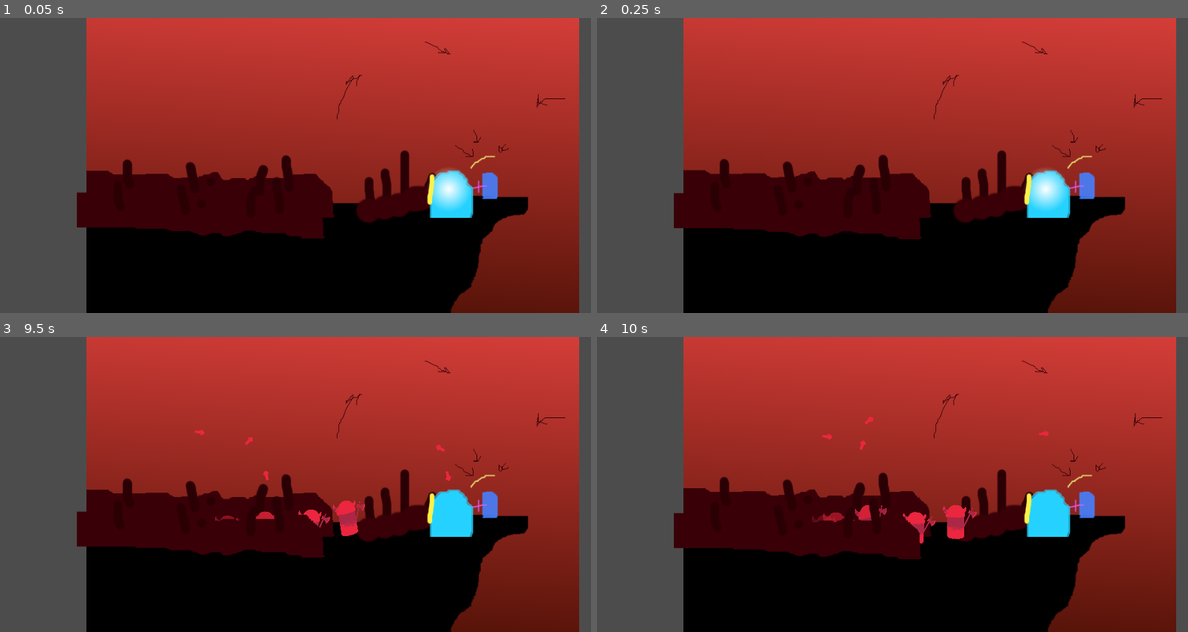
Above: before the commit, frames 1-4 (two rows, left to right).
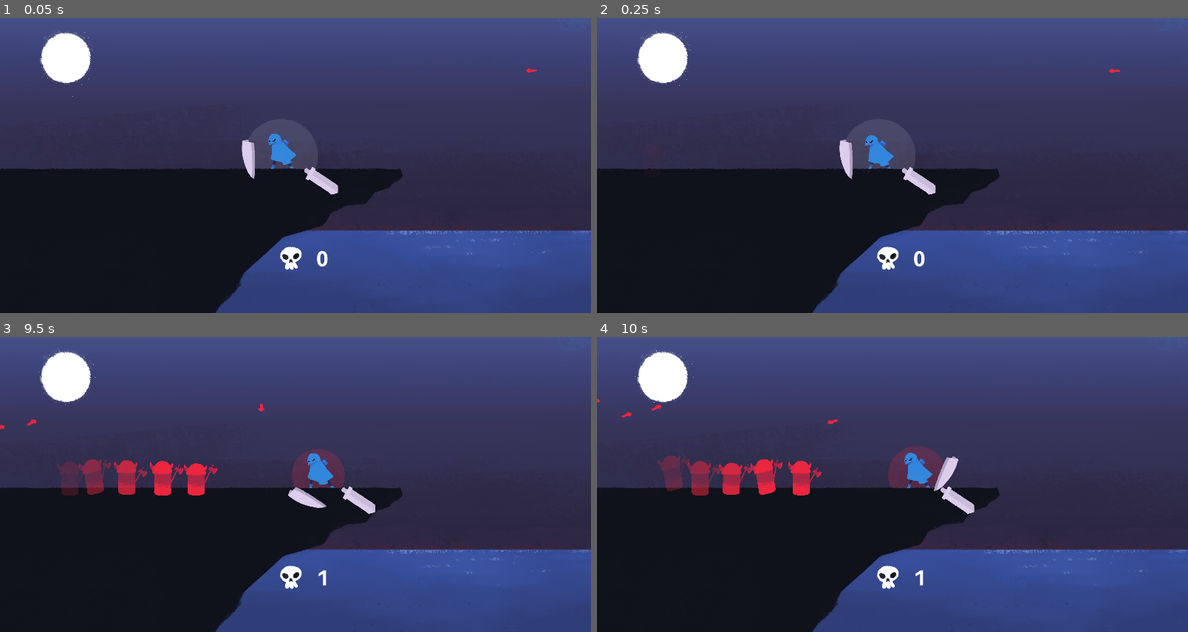
Above: after the commit, the same moments.

Repository: dannytaylor/ld50
Game: Godot game, scene res://300/Game-Danny.tscn
Same seed, same stepped clock (60 frames per second), same inputs: the game is played once before the commit and once after it. Before the commit the project starts from res://300/Game.tscn. The engine's default icon, where the game draws it, is replaced by a stand-in: a white triangle on a blue panel in a dark square.
Inputs (mouse positions are in pixels of both pictures, inside the frame that each line leads up to):
- Up to frame 1 (0.05 s): no input
- Up to frame 2 (0.25 s): no input
- Up to frame 3 (9.5 s): tap Enter at 0.5 s; move the mouse to (425, 469) at 0.52 s; tap X at 0.6, 1.55, 2.3, 2.85, 3.6, 4.55, 5.3, 5.85, 6.6, 7.55, 8.3, 8.85 s; move the mouse to (177, 499) at 1.27 s; click (177, 499) at 1.35 s; move the mouse to (354, 419) at 2.02 s; hold Right mouse button (player_special) 2.03-2.78 s; move the mouse to (265, 543) at 2.77 s; move the mouse to (472, 528) at 3.52 s; move the mouse to (118, 440) at 4.27 s; click (118, 440) at 4.35 s; move the mouse to (325, 484) at 5.02 s; hold Right mouse button (player_special) 5.03-5.78 s; move the mouse to (206, 410) at 5.77 s; move the mouse to (425, 469) at 6.52 s; move the mouse to (177, 499) at 7.27 s; click (177, 499) at 7.35 s; move the mouse to (354, 419) at 8.02 s; hold Right mouse button (player_special) 8.03-8.78 s; move the mouse to (265, 543) at 8.77 s
- Up to frame 4 (10 s): move the mouse to (1069, 528) at 9.52 s; tap X at 9.6 s

The runs differ from the first frame. In frame 1, 98% of the frame differs, in the area x 0-100%, y 0-100%; in frame 2, 98%; in frame 3, 98%; in frame 4, 98%.
Error before the commit: Invalid set index 'text' (on base: 'null instance') with value of type 'String'. (res://300/Game.gd:20)
Error after the commit: Attempt to call function 'interpolate_property' in base 'null instance' on a null instance. (res://300/Player.gd:93)

Commit message:
gameover screen and restart

Diff:
--- a/project/300/Enemy.tscn
+++ b/project/300/Enemy.tscn
@@ -138,7 +138,7 @@
 scale = Vector2( 0.15, 0.15 )
 frames = SubResource( 52 )
 animation = "walk"
-frame = 1
+frame = 7
 playing = true
 __meta__ = {
 "_edit_lock_": true
@@ -148,4 +148,4 @@
 
 [node name="DeathSound" type="AudioStreamPlayer" parent="."]
 stream = ExtResource( 1 )
-volume_db = 18.0
+volume_db = 15.0
--- a/project/300/Game-Danny.tscn
+++ b/project/300/Game-Danny.tscn
@@ -30,6 +30,8 @@
 [ext_resource path="res://audio/exhausted.ogg" type="AudioStream" id=28]
 [ext_resource path="res://sprites/player_exhausted.png" type="Texture" id=29]
 [ext_resource path="res://audio/player_death.ogg" type="AudioStream" id=30]
+[ext_resource path="res://sprites/x.png" type="Texture" id=31]
+[ext_resource path="res://sprites/gameover.png" type="Texture" id=32]
 
 [sub_resource type="ShaderMaterial" id=36]
 shader = ExtResource( 19 )
@@ -148,31 +150,6 @@
 atlas = ExtResource( 21 )
 region = Rect2( 0, 4608, 512, 512 )
 
-[sub_resource type="AtlasTexture" id=54]
-flags = 4
-atlas = ExtResource( 29 )
-region = Rect2( 0, 512, 512, 512 )
-
-[sub_resource type="AtlasTexture" id=53]
-flags = 4
-atlas = ExtResource( 29 )
-region = Rect2( 0, 0, 512, 512 )
-
-[sub_resource type="AtlasTexture" id=55]
-flags = 4
-atlas = ExtResource( 29 )
-region = Rect2( 0, 1024, 512, 512 )
-
-[sub_resource type="AtlasTexture" id=56]
-flags = 4
-atlas = ExtResource( 29 )
-region = Rect2( 0, 1024, 512, 512 )
-
-[sub_resource type="AtlasTexture" id=57]
-flags = 4
-atlas = ExtResource( 29 )
-region = Rect2( 0, 1536, 512, 512 )
-
 [sub_resource type="AtlasTexture" id=26]
 flags = 4
 atlas = ExtResource( 11 )
@@ -186,6 +163,31 @@
 [sub_resource type="AtlasTexture" id=28]
 flags = 4
 atlas = ExtResource( 11 )
+region = Rect2( 0, 1024, 512, 512 )
+
+[sub_resource type="AtlasTexture" id=56]
+flags = 4
+atlas = ExtResource( 29 )
+region = Rect2( 0, 1024, 512, 512 )
+
+[sub_resource type="AtlasTexture" id=57]
+flags = 4
+atlas = ExtResource( 29 )
+region = Rect2( 0, 1536, 512, 512 )
+
+[sub_resource type="AtlasTexture" id=54]
+flags = 4
+atlas = ExtResource( 29 )
+region = Rect2( 0, 512, 512, 512 )
+
+[sub_resource type="AtlasTexture" id=53]
+flags = 4
+atlas = ExtResource( 29 )
+region = Rect2( 0, 0, 512, 512 )
+
+[sub_resource type="AtlasTexture" id=55]
+flags = 4
+atlas = ExtResource( 29 )
 region = Rect2( 0, 1024, 512, 512 )
 
 [sub_resource type="AtlasTexture" id=25]
@@ -220,25 +222,25 @@
 "name": "idle",
 "speed": 8.0
 }, {
-"frames": [ SubResource( 54 ), SubResource( 53 ), SubResource( 54 ), SubResource( 55 ) ],
-"loop": false,
-"name": "kneel",
+"frames": [ SubResource( 4 ) ],
+"loop": true,
+"name": "static",
 "speed": 5.0
+}, {
+"frames": [ SubResource( 26 ), SubResource( 27 ), SubResource( 27 ), SubResource( 28 ), SubResource( 28 ) ],
+"loop": false,
+"name": "death",
+"speed": 4.0
 }, {
 "frames": [ SubResource( 56 ), SubResource( 57 ) ],
 "loop": true,
 "name": "exhausted",
 "speed": 2.0
 }, {
-"frames": [ SubResource( 4 ) ],
-"loop": true,
-"name": "static",
+"frames": [ SubResource( 54 ), SubResource( 53 ), SubResource( 55 ) ],
+"loop": false,
+"name": "kneel",
 "speed": 5.0
-}, {
-"frames": [ SubResource( 26 ), SubResource( 27 ), SubResource( 27 ), SubResource( 28 ), SubResource( 28 ) ],
-"loop": false,
-"name": "death",
-"speed": 4.0
 }, {
 "frames": [ SubResource( 25 ) ],
 "loop": false,
@@ -345,6 +347,13 @@
 
 [sub_resource type="RectangleShape2D" id=34]
 extents = Vector2( 11, 31.5 )
+
+[sub_resource type="DynamicFont" id=61]
+size = 64
+use_mipmaps = true
+use_filter = true
+extra_spacing_bottom = 12
+font_data = ExtResource( 2 )
 
 [sub_resource type="DynamicFont" id=35]
 size = 92
@@ -501,7 +510,7 @@
 z_index = -1
 frames = SubResource( 31 )
 animation = "idle"
-frame = 7
+frame = 3
 playing = true
 
 [node name="StaminaIndicator" type="Sprite" parent="PlayerPath/Player"]
@@ -533,7 +542,7 @@
 
 [node name="SwordAudio" type="AudioStreamPlayer" parent="PlayerPath/Player/Sword"]
 stream = ExtResource( 26 )
-volume_db = 24.0
+volume_db = 21.0
 
 [node name="Special" type="Area2D" parent="PlayerPath/Player"]
 collision_layer = 8
@@ -570,11 +579,14 @@
 
 [node name="PlayerDeath" type="AudioStreamPlayer" parent="PlayerPath/Player"]
 stream = ExtResource( 30 )
-volume_db = 15.0
+volume_db = 12.0
 
 [node name="ExhaustedAudio" type="AudioStreamPlayer" parent="PlayerPath/Player"]
 stream = ExtResource( 28 )
-volume_db = 21.0
+volume_db = 18.0
+
+[node name="GameOverTimer" type="Timer" parent="PlayerPath/Player"]
+one_shot = true
 
 [node name="UI" type="Control" parent="."]
 margin_left = 430.0
@@ -584,8 +596,25 @@
 rect_scale = Vector2( 0.4, 0.4 )
 
 [node name="GameOver" type="TextureRect" parent="UI"]
-margin_right = 40.0
-margin_bottom = 40.0
+visible = false
+modulate = Color( 1, 1, 1, 0 )
+margin_left = -1085.0
+margin_top = -960.0
+margin_right = 963.0
+margin_bottom = 64.0001
+rect_scale = Vector2( 1.18305, 1.18305 )
+texture = ExtResource( 32 )
+
+[node name="ResetLabel" type="Label" parent="UI/GameOver"]
+margin_left = 724.819
+margin_top = 881.195
+margin_right = 1405.82
+margin_bottom = 1004.19
+custom_colors/font_color = Color( 0.690196, 0.654902, 0.721569, 1 )
+custom_fonts/font = SubResource( 61 )
+text = "'X' TO TRY AGAIN"
+align = 1
+valign = 1
 
 [node name="LifeContainer" type="HBoxContainer" parent="UI"]
 visible = false
@@ -603,10 +632,10 @@
 }
 
 [node name="ScoreContainer" type="HBoxContainer" parent="UI"]
-margin_left = 34.0
-margin_top = 30.0
-margin_right = 254.0
-margin_bottom = 162.0
+margin_left = 37.5
+margin_top = -37.5
+margin_right = 257.5
+margin_bottom = 94.5
 
 [node name="ScoreIcon" type="TextureRect" parent="UI/ScoreContainer"]
 margin_right = 132.0
@@ -615,6 +644,12 @@
 __meta__ = {
 "_edit_lock_": true
 }
+
+[node name="x" type="Sprite" parent="UI/ScoreContainer"]
+visible = false
+position = Vector2( 176, 62.5 )
+scale = Vector2( 0.2, 0.2 )
+texture = ExtResource( 31 )
 
 [node name="Spacer" type="Control" parent="UI/ScoreContainer"]
 margin_left = 136.0
--- a/project/300/Player.gd
+++ b/project/300/Player.gd
@@ -1,6 +1,9 @@
 extends PathFollow2D
 
 var dead = false
+onready var gameovertimer = $GameOverTimer
+export(float) var gameoverdelay = 2.0
+
 export(Vector2) var movespeed = Vector2(4, 8)
 var speed = -1
 var direction = -1
@@ -24,6 +27,7 @@
 export(float) var special_duration = 1
 
 onready var game = $"../../"
+onready var gameover = get_tree().get_root().get_node("Game/UI/GameOver")
 
 # Called when the node enters the scene tree for the first time.
 func _ready():
@@ -118,13 +122,17 @@
 		if unit_offset >= 1 || unit_offset <= 0:
 			reset_speed()
 
-
-	else: # fade/move player items
+	# if dead
+	else: # fade/move player items/ui
 		$StaminaIndicator.modulate.a -= delta
 		$Sword.modulate.a -= delta/3.0
 		$Shield.modulate.a -= delta/3.0
 		$Sword.position.y += delta*64
 		$Shield.position.y += delta*64
+
+		if gameovertimer.is_stopped():
+			var ui_alpha = min(1.0,gameover.modulate.a+delta)
+			gameover.modulate.a = ui_alpha
 
 func move_shield(event: InputEventMouseMotion):
 
@@ -144,6 +152,9 @@
 			attack()
 		elif event.is_action_pressed("player_special"):
 			special()
+	elif dead:
+		if event is InputEventKey and event.scancode == KEY_X:
+			get_tree().reload_current_scene()
 
 func _on_Sword_area_entered(area):
 	print("Nice")
@@ -157,10 +168,15 @@
 	if not dead:
 		$PlayerSprite.play("death")
 		$PlayerDeath.play()
-		# $Shield.visible = false
+
+		gameover.visible = true
 		dead = true
 		speed = 0
 		game.playing = false
+
+		gameovertimer.start(gameoverdelay)
+		yield(gameovertimer, "timeout")
+
 
 
 func _on_Special_area_entered(area):
--- a/project/project.godot
+++ b/project/project.godot
@@ -11,7 +11,7 @@
 [application]
 
 config/name="ld50"
-run/main_scene="res://300/Game.tscn"
+run/main_scene="res://300/Game-Danny.tscn"
 config/icon="res://icon.png"
 
 [display]
Not shown: 1 places in project/300/Game-Danny.tscn that only renumber resources
Binary file added: project/sprites/gameover.png
Not shown, added: project/sprites/gameover.png.import
Binary file added: project/sprites/x.png
Not shown, added: project/sprites/x.png.import
Not shown, changed: .gitignore
